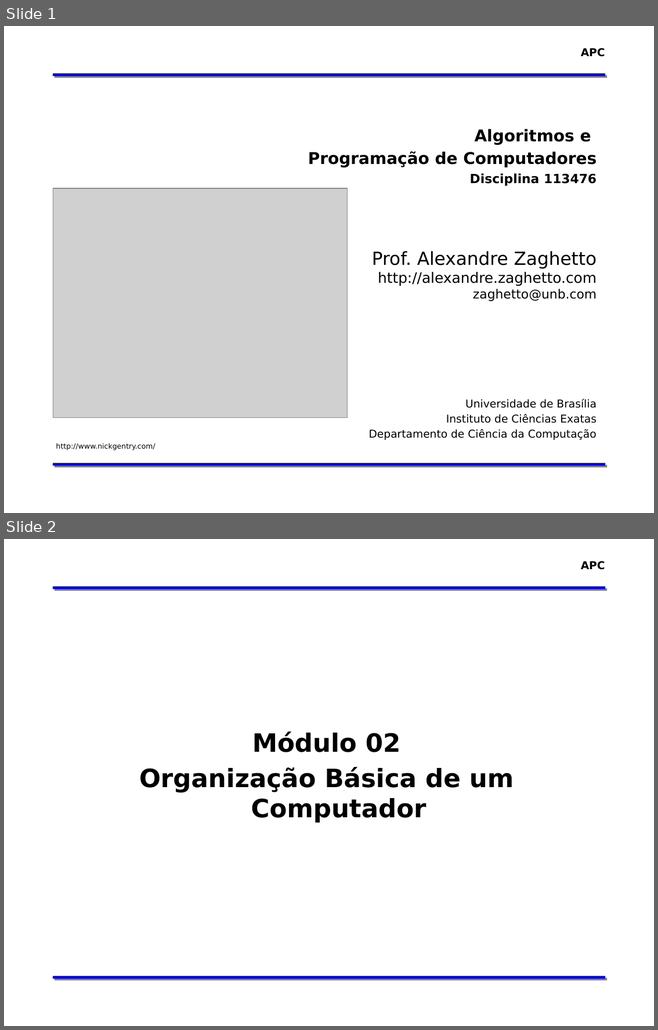
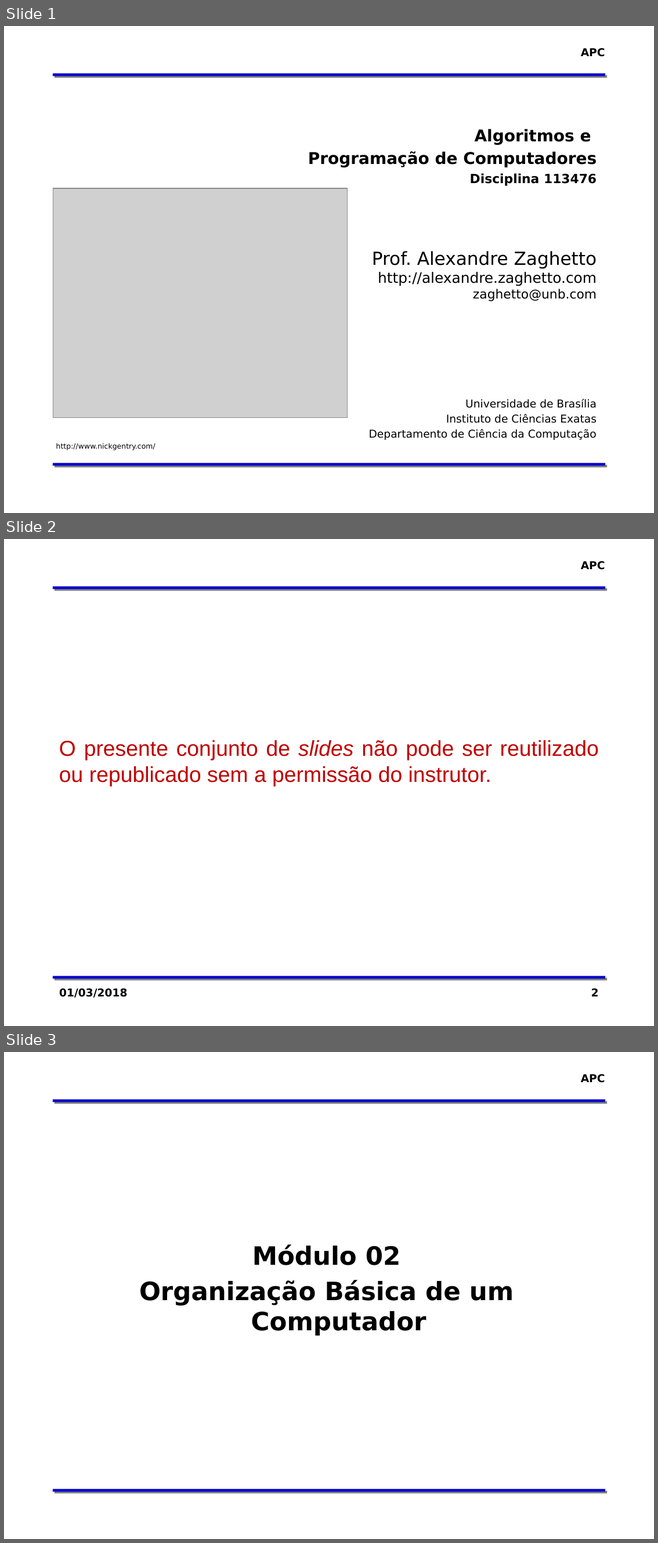
Before and after one commit to zaghetto/Algoritmos, a slide deck: MÓDULOS DE AULA/Módulo 02 - Organização Básica de um Computador.pptx. Shown one above the other, each under a label of ours: slides 1 and 2 before the commit, slides 1, 2 and 3 after it. The pictures are 658x1030 and 658x1543 pixels, drawn with LibreOffice and Linux fonts; fonts in the diff are those of the drawing; grey boxes stand for pictures; background and template pictures are left out. Boxes give left, top, right and bottom in pixels: in the first picture for what was removed or moved away, otherwise in the second. Text is boxed around its words. In the diff, an @@ line names an element or a change of style, - is before the commit and + after.

Commit message:
Module 02 slide added

```diff
--- a/MÓDULOS DE AULA/Módulo 02 - Organização Básica de um Computador.pptx
+++ b/MÓDULOS DE AULA/Módulo 02 - Organização Básica de um Computador.pptx
@@ slide 2 added at [4, 539, 654, 1026], background #FFFFFF; not listed: 3 template elements that a slide beside it also shows @@
@@ text added at [59, 740, 598, 787], 24 pt, text #C00000 @@
+O presente conjunto de slides não pode ser reutilizado ou republicado sem a permissão do instrutor.
@@ text added at [59, 988, 127, 998], 12 pt, text #000000, bold @@
+01/03/2018
@@ page number added at [591, 988, 598, 997], 12 pt, text #000000, bold @@
+2
@@ what was slide 2 is now slide 3 @@
```
